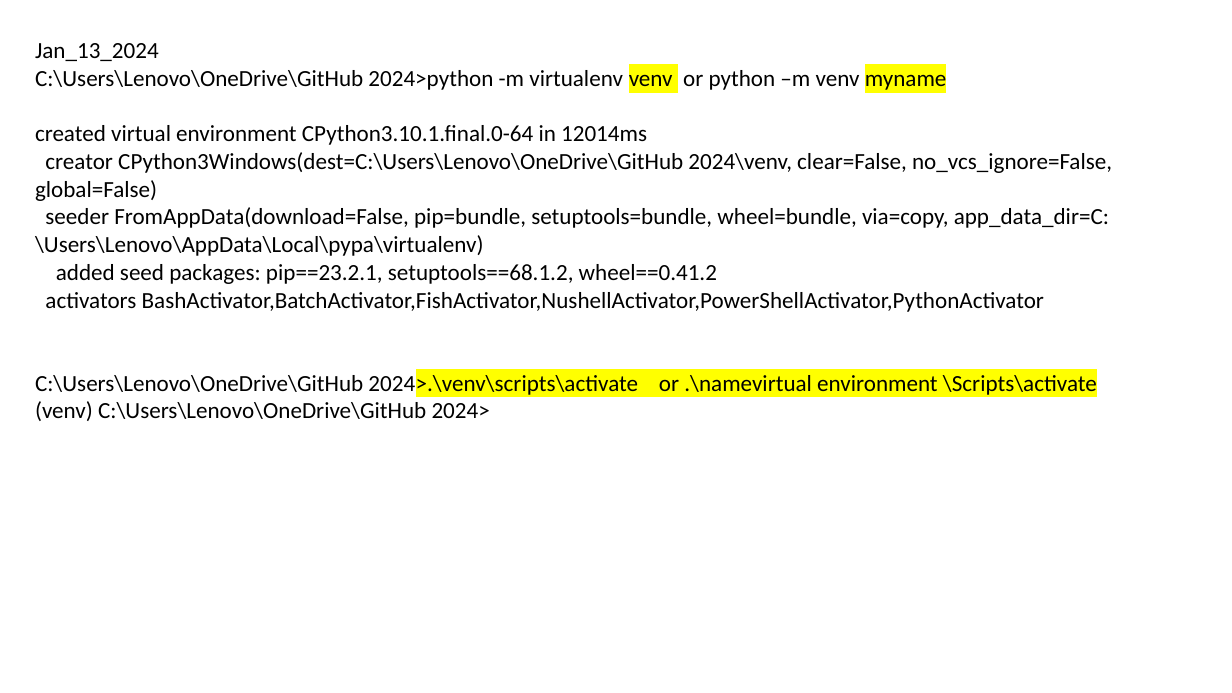
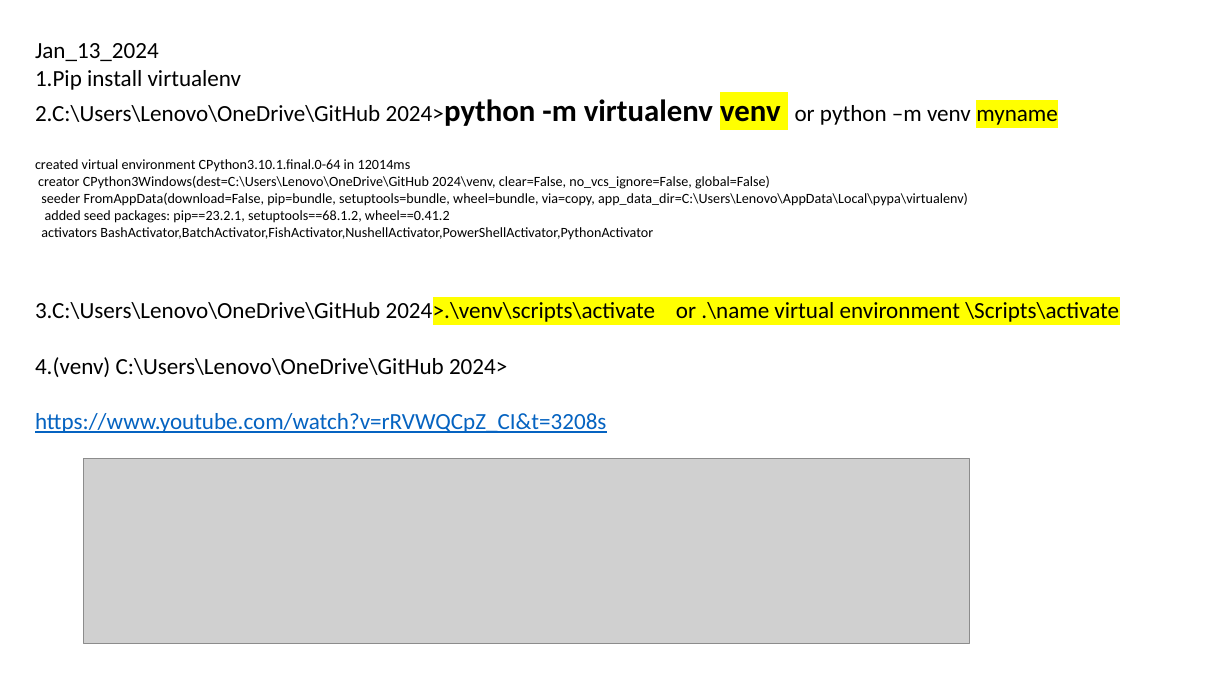
Before and after one commit to Witaya252525/Django_Who-is-Witaya, a slide deck: slide 1 of MEMO.pptx. Drawn at 1232x693 pixels with LibreOffice and Linux fonts; fonts in the diff are those of the drawing; grey boxes stand for pictures. Boxes give left, top, right and bottom in pixels: in the first picture for what was removed or moved away, otherwise in the second. Text is boxed around its words. In the diff, an @@ line names an element or a change of style, - is before the commit and + after.

```diff
--- a/MEMO.pptx
+++ b/MEMO.pptx
@@ text at (x1=35, y1=70, x2=1058, y2=126): text changed @@
-C:\Users\Lenovo\OneDrive\GitHub 2024>python -m virtualenv venv or python –m venv myname
+1.Pip install virtualenv
+2.C:\Users\Lenovo\OneDrive\GitHub 2024>python -m virtualenv venv or python –m venv myname
@@ text at (x1=35, y1=159, x2=968, y2=240): size 18 to 11 pt in "created virtual environment CPython3.10.1.final.0-64 in 1201 ...", "creator CPython3Windows(dest=C:\Users\Lenovo\OneDrive\GitHub ...", "seeder FromAppData(download=False, pip=bundle, setuptools=bu ...", "added seed packages: pip==23.2.1, setuptools==68.1.2, wheel= ..." and 1 more places @@
@@ text at (x1=35, y1=299, x2=1119, y2=433): text changed @@
-C:\Users\Lenovo\OneDrive\GitHub 2024>.\venv\scripts\activate or .\namevirtual environment \Scripts\activate
-(venv) C:\Users\Lenovo\OneDrive\GitHub 2024>
+3.C:\Users\Lenovo\OneDrive\GitHub 2024>.\venv\scripts\activate or .\name virtual environment \Scripts\activate
+4.(venv) C:\Users\Lenovo\OneDrive\GitHub 2024>
+https://www.youtube.com/watch?v=rRVWQCpZ_CI&t=3208s
@@ picture added at (x1=83, y1=458, x2=970, y2=643) @@
```
Also in this commit, not shown: 2 other slides changed, 6 slides added.
